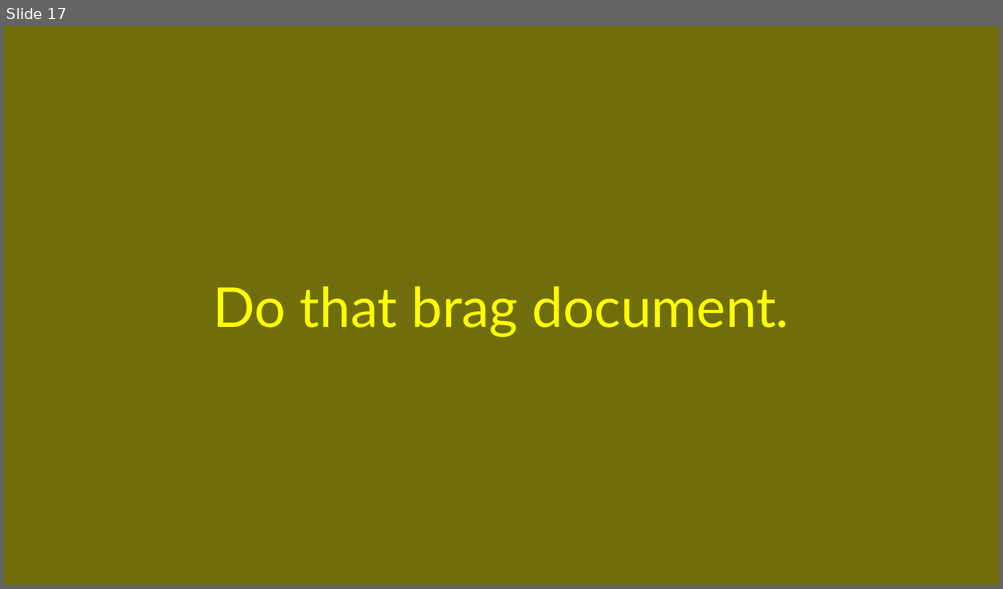
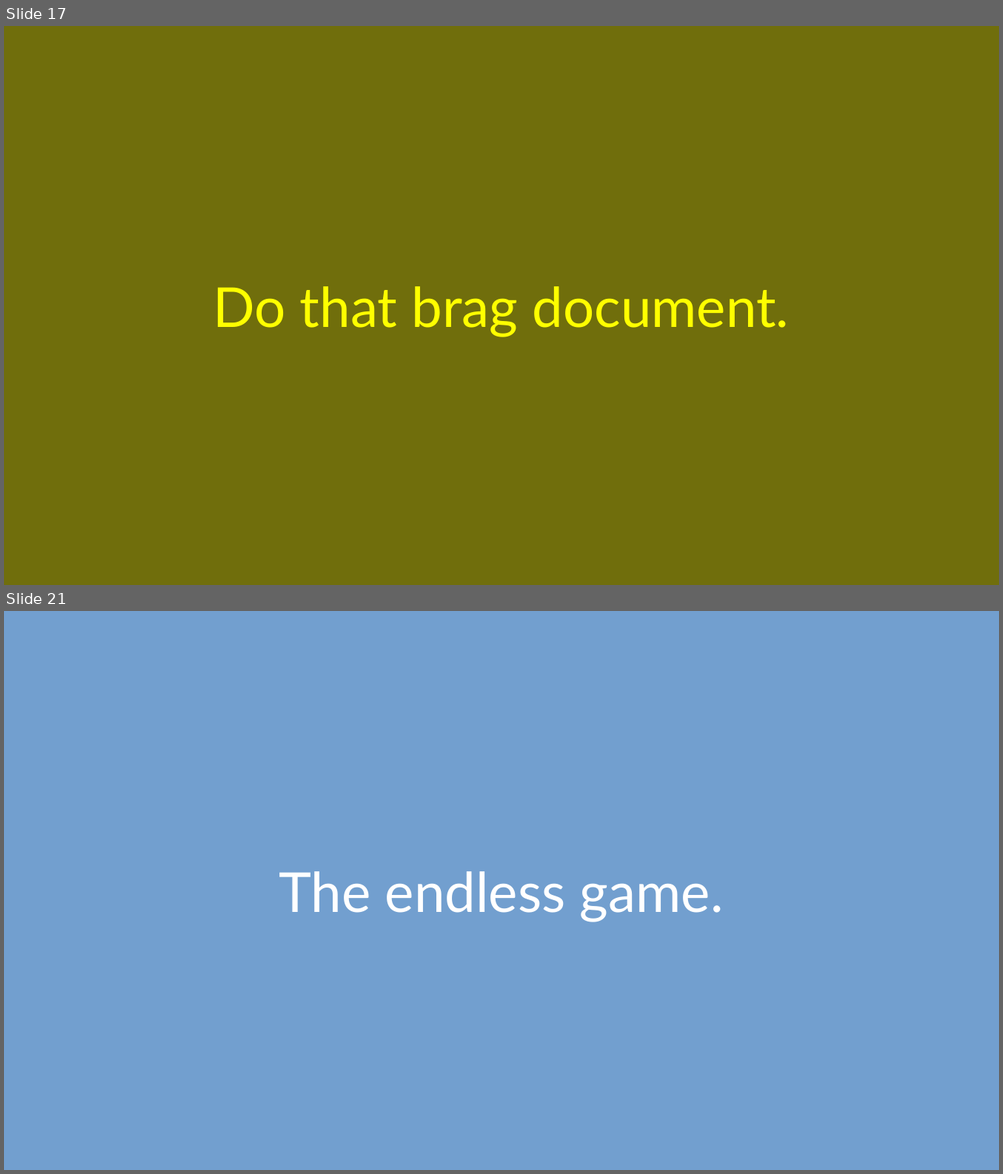
Before and after one commit to ex033067/configs, a slide deck: linux/auto-wallpapers/auto-wallpapers.odp. Shown one above the other, each under a label of ours: slide 17 before the commit, slides 17 and 21 after it; the slides between them are not shown. The pictures are 1003x589 and 1003x1174 pixels, drawn with LibreOffice and Linux fonts; fonts in the diff are those of the drawing. Boxes give left, top, right and bottom in pixels: in the first picture for what was removed or moved away, otherwise in the second. Text is boxed around its words. In the diff, an @@ line names an element or a change of style, - is before the commit and + after.

```diff
--- a/linux/auto-wallpapers/auto-wallpapers.odp
+++ b/linux/auto-wallpapers/auto-wallpapers.odp
@@ slide 21 added at (x1=4, y1=611, x2=999, y2=1170), background #729FCF @@
@@ text added at (x1=279, y1=871, x2=723, y2=923), 44 pt, text #FFFFFF @@
+The endless game.
```
Also in this commit, not shown: 4 other slides added.
